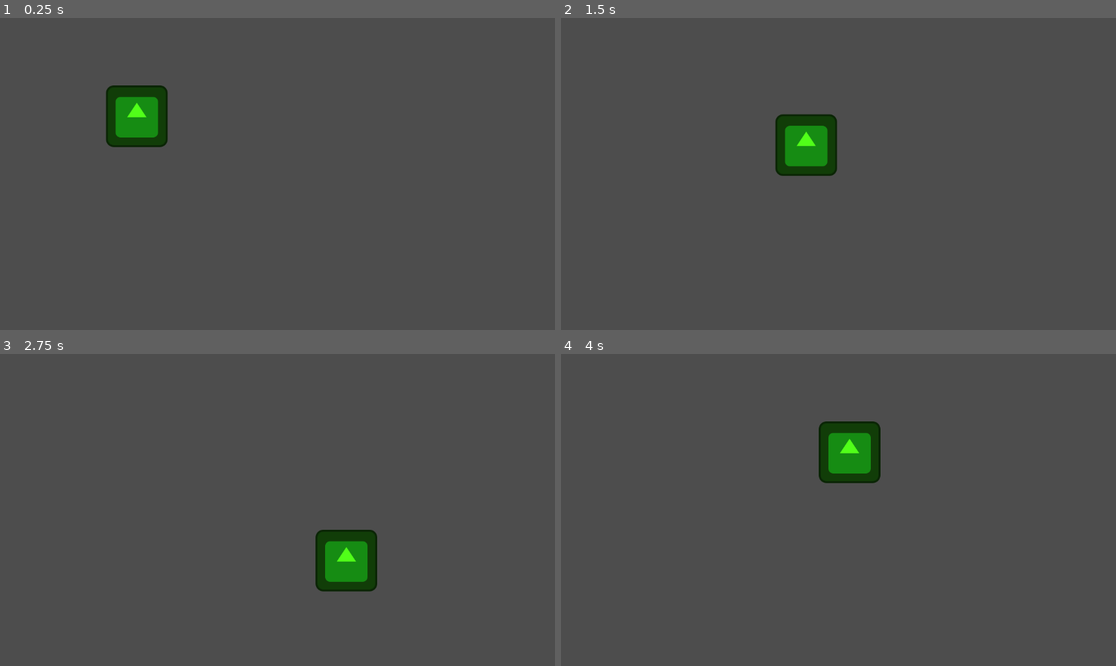
Above: before the commit, frames 1-4 (two rows, left to right).
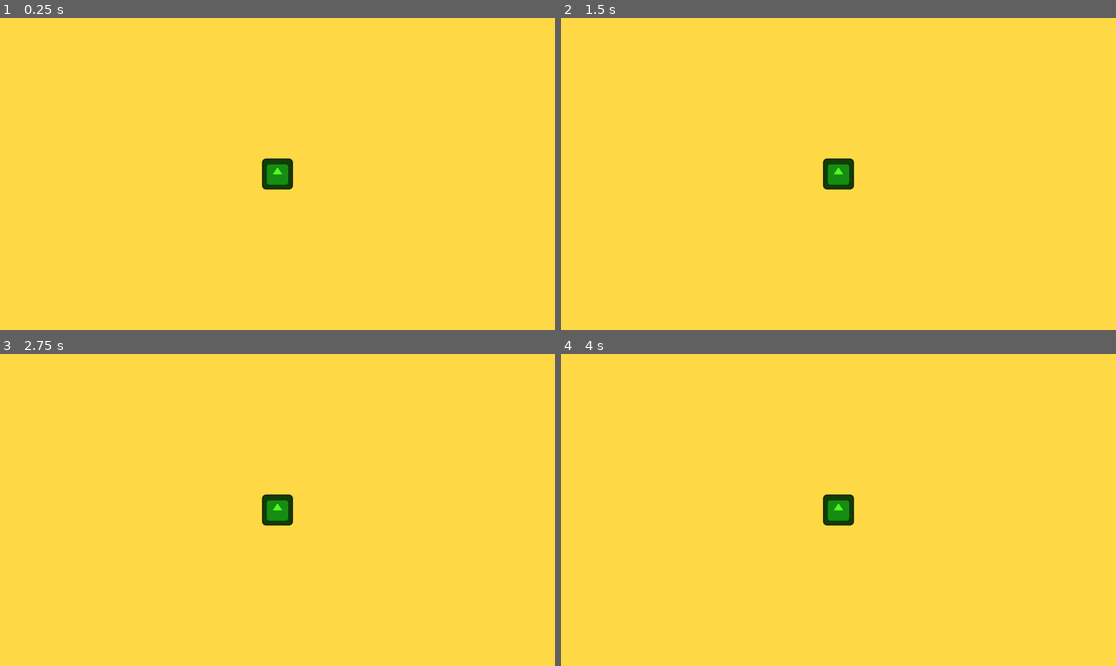
Above: after the commit, the same moments.

Repository: SrFernandez17/joc-en-grup
Game: Godot game, scene res://node_2d.tscn
Two runs of this game, one before a commit and one after it. Both use one fixed random seed, a clock stepped at 60 frames per second and the inputs below. Before the commit the project has no main scene; this scene is started directly in both runs. The engine's default icon, where the game draws it, is replaced by a stand-in: a white triangle on a blue panel in a dark square.
Inputs:
- Up to frame 1 (0.25 s): no input
- Up to frame 2 (1.5 s): tap Enter at 0.5 s; hold Right (ui_right) 0.53-1.28 s; hold Down (ui_down) from 1.28 s (still down)
- Up to frame 3 (2.75 s): release Down (ui_down) at 2.03 s; hold Right (ui_right) from 2.03 s (still down)
- Up to frame 4 (4 s): release Right (ui_right) at 2.78 s; hold Up (ui_up) 2.78-3.53 s; hold Left (ui_left) from 3.53 s (still down)

The runs differ from the first frame. In frame 1, 100% of the frame differs, in the area x 0-100%, y 0-100%; in frame 2, 100%; in frame 3, 100%; in frame 4, 100%.

Commit message:
pocacosa

Diff:
--- a/node_2d.tscn
+++ b/node_2d.tscn
@@ -7,6 +7,18 @@
 
 [node name="Sprite2D" type="Sprite2D" parent="." unique_id=176340228]
 modulate = Color(0.31764707, 1, 0.09803922, 1)
+top_level = true
 position = Vector2(284, 204)
+scale = Vector2(0.5, 0.5)
 texture = ExtResource("1_0e48y")
 script = ExtResource("2_epypp")
+
+[node name="Camera2D" type="Camera2D" parent="Sprite2D" unique_id=1266394998]
+
+[node name="AnimatedSprite2D" type="AnimatedSprite2D" parent="." unique_id=607475899]
+
+[node name="Sprite2D" type="Sprite2D" parent="AnimatedSprite2D" unique_id=841805648]
+modulate = Color(1, 0.84970194, 0.2699454, 1)
+visibility_layer = 512
+scale = Vector2(500, 500)
+texture = ExtResource("1_0e48y")
--- a/project.godot
+++ b/project.godot
@@ -11,6 +11,7 @@
 [application]
 
 config/name="joc_en_grup"
+run/main_scene="uid://qjam8qdbmy2p"
 config/features=PackedStringArray("4.6", "Forward Plus")
 config/icon="res://icon.svg"
 
Not shown, added: fons sorra.avif
